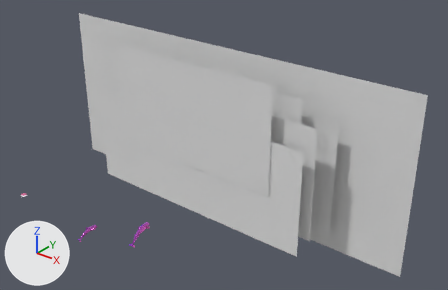
One commit to the Blender file Animation Scenes/Shot 10/Shot 10.blend: the scene before it, then after it.
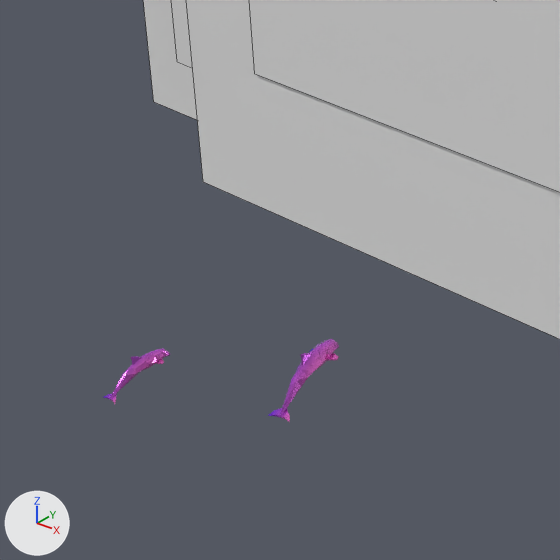
Old and new are each drawn whole from a camera (50 mm lens) standing at (130.1, -103.1, 110.3) and looking at (15.1, 40.6, 21.2) and again close up on the part from 10% to 49% of the width and 41% to 100% of the height. The lights are fixed; the arrows at lower left show +X, +Y and +Z. The close-ups show mesh edges as thin lines.

The scene before the commit, as lines of its bpy script (objects in view):
```python
me_clouds = bpy.data.meshes.new('clouds')
me_clouds.from_pydata([(-1.19, -0.5, 0.0), (1.19, -0.5, 0.0), (-1.19, 0.5, 0.0), (1.19, 0.5, 0.0)], [], [(0, 1, 3, 2)])
me_clouds.materials.append(mat_clouds)  # its picture is missing
me_end = bpy.data.meshes.new('end')
me_end.from_pydata([(-0.89, -0.5, 0.0), (0.89, -0.5, 0.0), (-0.89, 0.5, 0.0), (0.89, 0.5, 0.0)], [], [(0, 1, 3, 2)])
me_end.materials.append(mat_end)  # its picture is missing
me_sun = bpy.data.meshes.new('sun')
me_sun.from_pydata([(-1.19, -0.5, 0.0), (1.19, -0.5, 0.0), (-1.19, 0.5, 0.0), (1.19, 0.5, 0.0)], [], [(0, 1, 3, 2)])
me_sun.materials.append(mat_sun)  # its picture is missing
ob_clouds = bpy.data.objects.new('clouds', me_clouds)
ob_clouds.location = (-9.2, 48.5, 20.3)
ob_clouds.rotation_euler = (1.571, 0.0, 0.0)  # degrees (90, 0, 0)
ob_clouds.scale = (40.6, 40.6, 40.6)
ob_end = bpy.data.objects.new('end', me_end)
ob_end.location = (0.0, 40.4, 27.4)
ob_end.rotation_euler = (1.571, 0.0, 0.0)  # degrees (90, 0, 0)
ob_end.scale = (37.8, 37.8, 37.8)
ob_sun = bpy.data.objects.new('sun', me_sun)
ob_sun.location = (0.0, 40.7, 8.9)
ob_sun.rotation_euler = (1.571, 0.0, 0.0)  # degrees (90, 0, 0)
ob_sun.scale = (37.8, 37.8, 37.8)
# also in view: 'gradiant' at (0.0, 56.8, 17.1); 'Cylinder.003' at (7.3, 8.3, 0.8); 'Cylinder.001' at (-6.8, -0.9, 0.0)
```
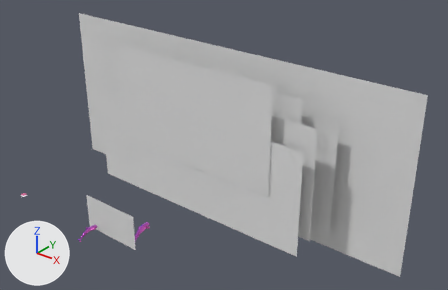
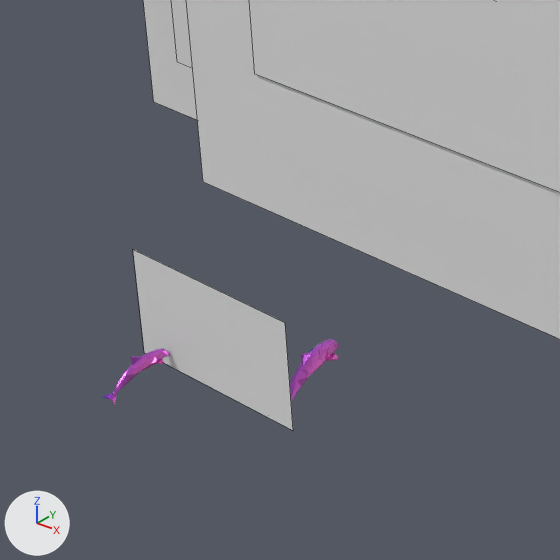
Commit message: Shot 10 done

Boxes [x1, y1, x2, y2] around the edits, measured in the close-ups (560 x 560 px):
'frame0002', added
    after: [133, 250, 293, 430]

What changed in the scene script:
```text
Add mat_frame0002:
    mat_frame0002 = principled_material('frame0002')
    mat_frame0002.base_color = (0.8, 0.8, 0.8)  # white #e7e7e7
Add me_frame0002:
    me_frame0002.from_pydata([(-0.89, -0.5, 0.0), (0.89, -0.5, 0.0), (-0.89, 0.5, 0.0), (0.89, 0.5, 0.0)], [], [(0, 1, 3, 2)])
    me_frame0002.materials.append(mat_frame0002)  # its picture is missing
Add ob_frame0002:
    ob_frame0002 = bpy.data.objects.new('frame0002', me_frame0002)
    ob_frame0002.location = (0.0, 2.9, 4.2)
    ob_frame0002.rotation_euler = (1.571, 0.0, 0.0)  # degrees (90, 0, 0)
    ob_frame0002.scale = (12.0, 12.0, 12.0)
```
